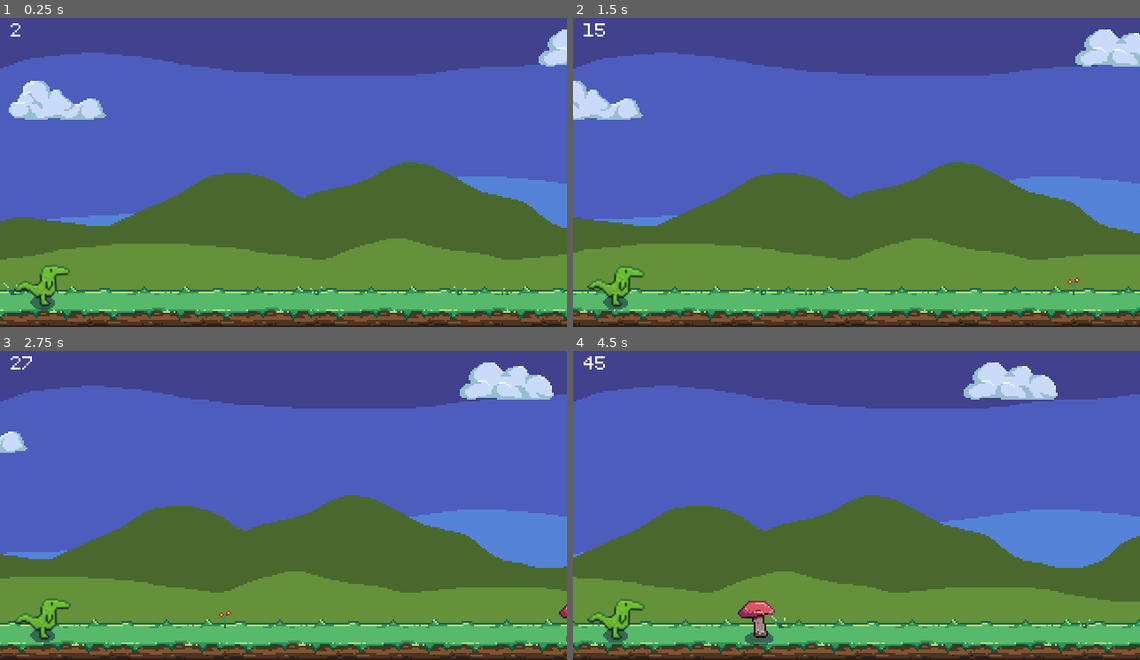
Above: before the commit, frames 1-4 (two rows, left to right).
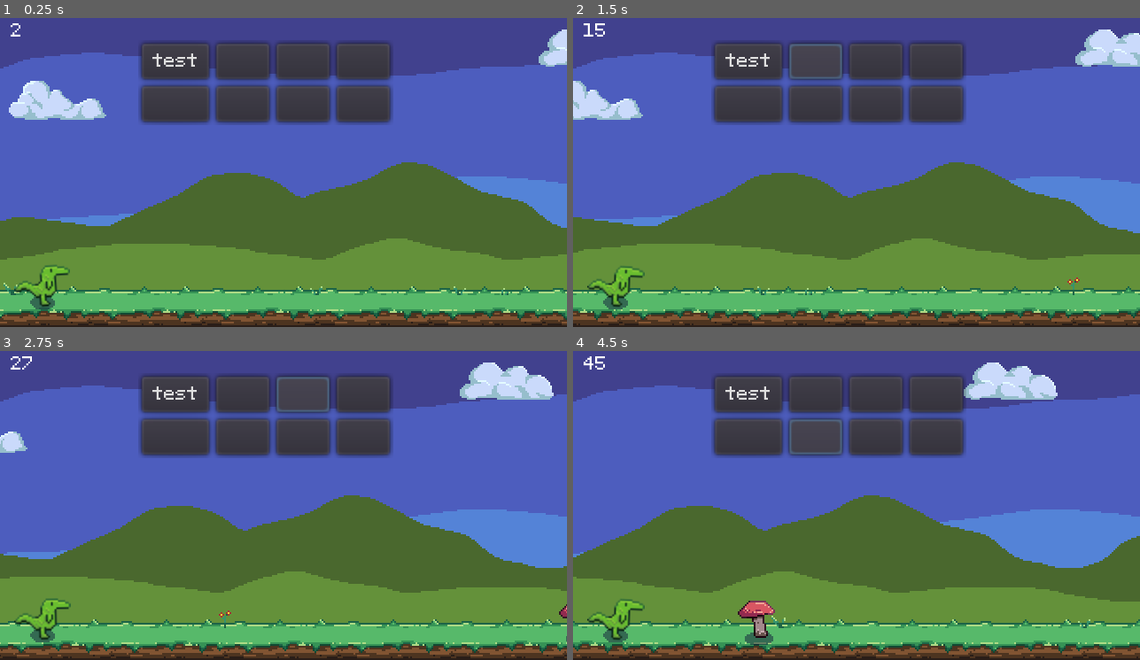
Above: after the commit, the same moments.

Repository: zMenta/DinosaurRun
Game: Godot game, scene res://main/Main.tscn
The game is run twice, just before and just after one commit, with the same random seed, the same clock (stepped at 60 frames per second) and the same inputs.
Inputs (mouse positions are in pixels of both pictures, inside the frame that each line leads up to):
- Up to frame 1 (0.25 s): no input
- Up to frame 2 (1.5 s): click (748, 61) at 0.5 s, where only the run after the commit has a clickable "test"; click (816, 61) at 1.27 s
- Up to frame 3 (2.75 s): click (300, 394) at 2.02 s
- Up to frame 4 (4.5 s): click (935, 394) at 2.77 s; click (748, 437) at 3.52 s; click (816, 437) at 4.27 s

The runs differ from the first frame. In frame 1, 11% of the frame differs, in the area x 24-70%, y 7-35%; in frame 2, 11%; in frame 3, 11%; in frame 4, 11%.

Commit message:
project default font

Diff:
--- a/DinosaurRun/fonts/PixelFont.tres
+++ b/DinosaurRun/common/fonts/PixelFont.tres
@@ -1,7 +1,7 @@
 [gd_resource type="DynamicFont" load_steps=2 format=2]
 
 [sub_resource type="DynamicFontData" id=1]
-font_path = "res://fonts/PixeloidMono-1G8ae.ttf"
+font_path = "res://common/fonts/PixeloidMono-1G8ae.ttf"
 
 [resource]
 size = 10
--- a/DinosaurRun/project.godot
+++ b/DinosaurRun/project.godot
@@ -54,6 +54,7 @@
 [gui]
 
 common/drop_mouse_on_gui_input_disabled=true
+theme/custom_font="res://common/fonts/PixelFont.tres"
 
 [input]
 
--- a/DinosaurRun/scenes/interface/Interface.tscn
+++ b/DinosaurRun/scenes/interface/Interface.tscn
@@ -1,12 +1,75 @@
 [gd_scene load_steps=3 format=2]
 
-[ext_resource path="res://fonts/PixelFont.tres" type="DynamicFont" id=1]
+[ext_resource path="res://common/fonts/PixelFont.tres" type="DynamicFont" id=1]
 [ext_resource path="res://scenes/interface/Interface.gd" type="Script" id=2]
 
 [node name="Interface" type="Control"]
 anchor_right = 1.0
 anchor_bottom = 1.0
 script = ExtResource( 2 )
+
+[node name="GridContainer" type="GridContainer" parent="."]
+anchor_right = 1.0
+anchor_bottom = 1.0
+margin_left = 80.0
+margin_top = 20.0
+margin_right = -30.0
+margin_bottom = -20.0
+columns = 4
+__meta__ = {
+"_edit_use_anchors_": true
+}
+
+[node name="Button" type="Button" parent="GridContainer"]
+margin_right = 40.0
+margin_bottom = 20.0
+rect_min_size = Vector2( 30, 20 )
+text = "test"
+
+[node name="Button2" type="Button" parent="GridContainer"]
+margin_left = 44.0
+margin_right = 74.0
+margin_bottom = 20.0
+rect_min_size = Vector2( 30, 20 )
+
+[node name="Button3" type="Button" parent="GridContainer"]
+margin_left = 78.0
+margin_right = 108.0
+margin_bottom = 20.0
+rect_min_size = Vector2( 30, 20 )
+
+[node name="Button4" type="Button" parent="GridContainer"]
+margin_left = 112.0
+margin_right = 142.0
+margin_bottom = 20.0
+rect_min_size = Vector2( 30, 20 )
+
+[node name="Button5" type="Button" parent="GridContainer"]
+margin_top = 24.0
+margin_right = 40.0
+margin_bottom = 44.0
+rect_min_size = Vector2( 30, 20 )
+
+[node name="Button6" type="Button" parent="GridContainer"]
+margin_left = 44.0
+margin_top = 24.0
+margin_right = 74.0
+margin_bottom = 44.0
+rect_min_size = Vector2( 30, 20 )
+
+[node name="Button7" type="Button" parent="GridContainer"]
+margin_left = 78.0
+margin_top = 24.0
+margin_right = 108.0
+margin_bottom = 44.0
+rect_min_size = Vector2( 30, 20 )
+
+[node name="Button8" type="Button" parent="GridContainer"]
+margin_left = 112.0
+margin_top = 24.0
+margin_right = 142.0
+margin_bottom = 44.0
+rect_min_size = Vector2( 30, 20 )
 
 [node name="Label" type="Label" parent="."]
 margin_left = 6.0
Renamed: DinosaurRun/fonts/PixeloidMono-1G8ae.ttf -> DinosaurRun/common/fonts/PixeloidMono-1G8ae.ttf
Renamed: DinosaurRun/fonts/PixeloidSans-nR3g1.ttf -> DinosaurRun/common/fonts/PixeloidSans-nR3g1.ttf
Renamed: DinosaurRun/fonts/PixeloidSansBold-RpeJo.ttf -> DinosaurRun/common/fonts/PixeloidSansBold-RpeJo.ttf
